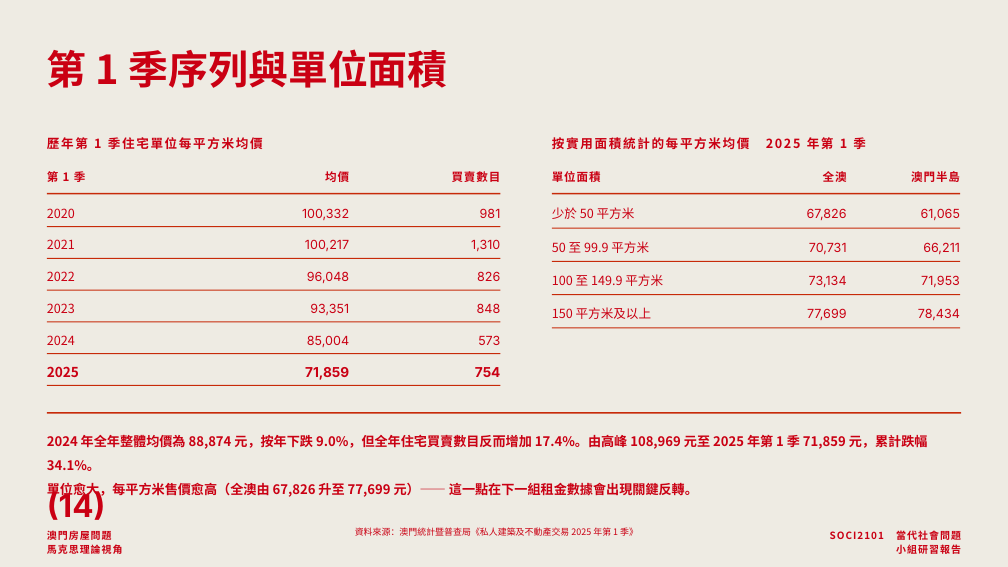
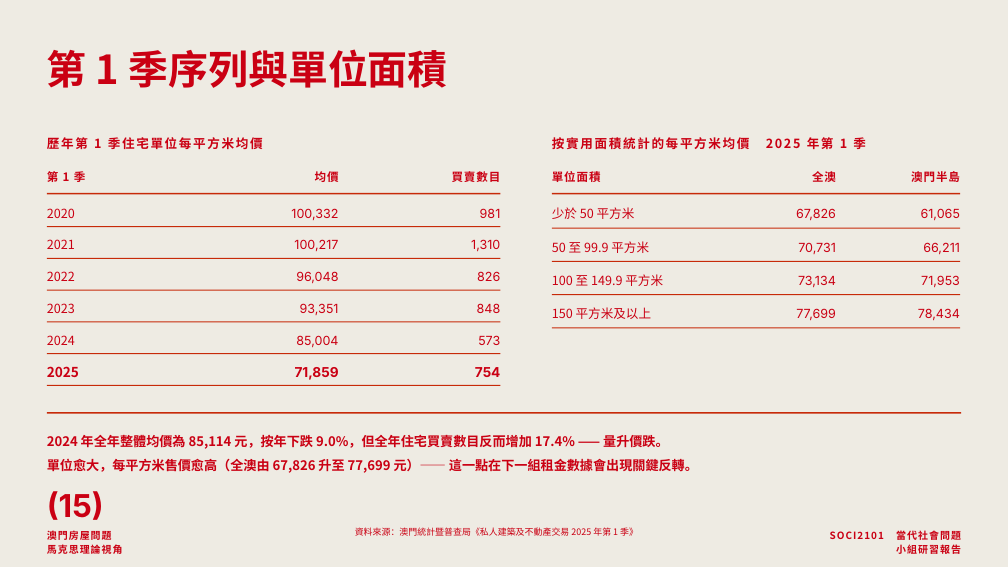
Before and after one commit to lammkiii/-, a slide deck: slide 15 of macau-housing-report/澳門房屋問題-小組研習報告.pptx (slide 14 before the commit). Drawn at 1008x567 pixels with LibreOffice and Linux fonts; fonts in the diff are those of the drawing. Boxes give left, top, right and bottom in pixels: in the first picture for what was removed or moved away, otherwise in the second. Text is boxed around its words. In the diff, an @@ line names an element or a change of style, - is before the commit and + after.

```diff
--- a/macau-housing-report/澳門房屋問題-小組研習報告.pptx
+++ b/macau-housing-report/澳門房屋問題-小組研習報告.pptx
@@ text "均價": place and size @@
-text "均價" at bbox=[325, 171, 349, 182]
+text "均價" at bbox=[315, 171, 339, 182]
@@ text "全澳": place and size @@
-text "全澳" at bbox=[823, 171, 847, 182]
+text "全澳" at bbox=[812, 171, 836, 182]
@@ text "100,332": place and size @@
-text "100,332" at bbox=[302, 208, 349, 220]
+text "100,332" at bbox=[291, 208, 338, 220]
@@ text "67,826": place and size @@
-text "67,826" at bbox=[807, 208, 847, 220]
+text "67,826" at bbox=[796, 208, 836, 221]
@@ text "100,217": place and size @@
-text "100,217" at bbox=[305, 239, 349, 251]
+text "100,217" at bbox=[294, 239, 338, 251]
@@ text "70,731": place and size @@
-text "70,731" at bbox=[809, 242, 847, 255]
+text "70,731" at bbox=[798, 242, 836, 254]
@@ text "96,048": place and size @@
-text "96,048" at bbox=[307, 271, 349, 283]
+text "96,048" at bbox=[296, 271, 338, 284]
@@ text "73,134": place and size @@
-text "73,134" at bbox=[809, 275, 847, 287]
+text "73,134" at bbox=[798, 275, 836, 288]
@@ text "93,351": place and size @@
-text "93,351" at bbox=[310, 303, 349, 315]
+text "93,351" at bbox=[300, 303, 339, 315]
@@ text "85,004": place and size @@
-text "85,004" at bbox=[307, 335, 349, 347]
+text "85,004" at bbox=[296, 335, 338, 348]
@@ text "77,699": place and size @@
-text "77,699" at bbox=[807, 308, 847, 320]
+text "77,699" at bbox=[796, 308, 836, 321]
@@ text "71,859": place and size @@
-text "71,859" at bbox=[305, 367, 349, 380]
+text "71,859" at bbox=[295, 367, 339, 380]
@@ text at bbox=[47, 434, 669, 449]: text changed @@
-2024 年全年整體均價為 88,874 元，按年下跌 9.0%，但全年住宅買賣數目反而增加 17.4%。由高峰 108,969 元至 2025 年第 1 季 71,859 元，累計跌幅 34.1%。
+2024 年全年整體均價為 85,114 元，按年下跌 9.0%，但全年住宅買賣數目反而增加 17.4% —— 量升價跌。
@@ text at bbox=[47, 491, 104, 520]: text changed @@
-(14)
+(15)
```
Also in this commit, not shown: 40 other slides changed, 2 slides added, 8 other files.
